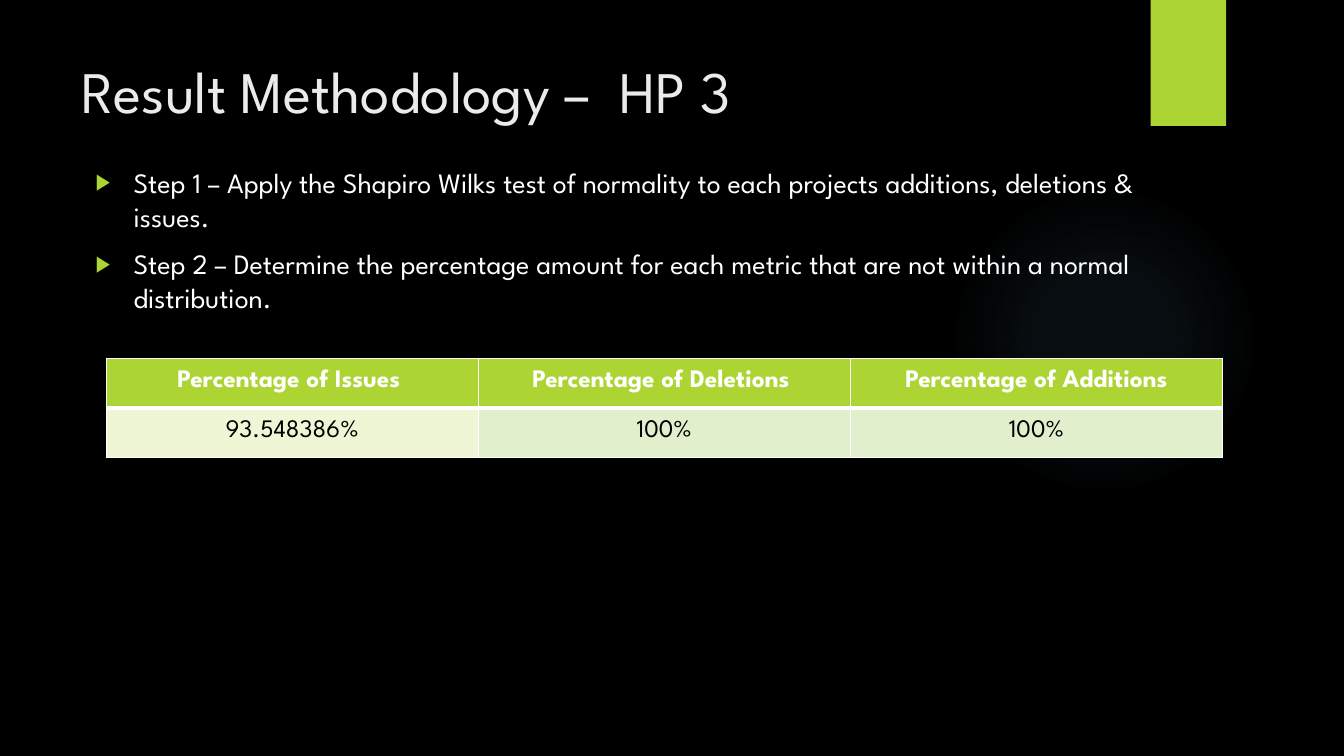
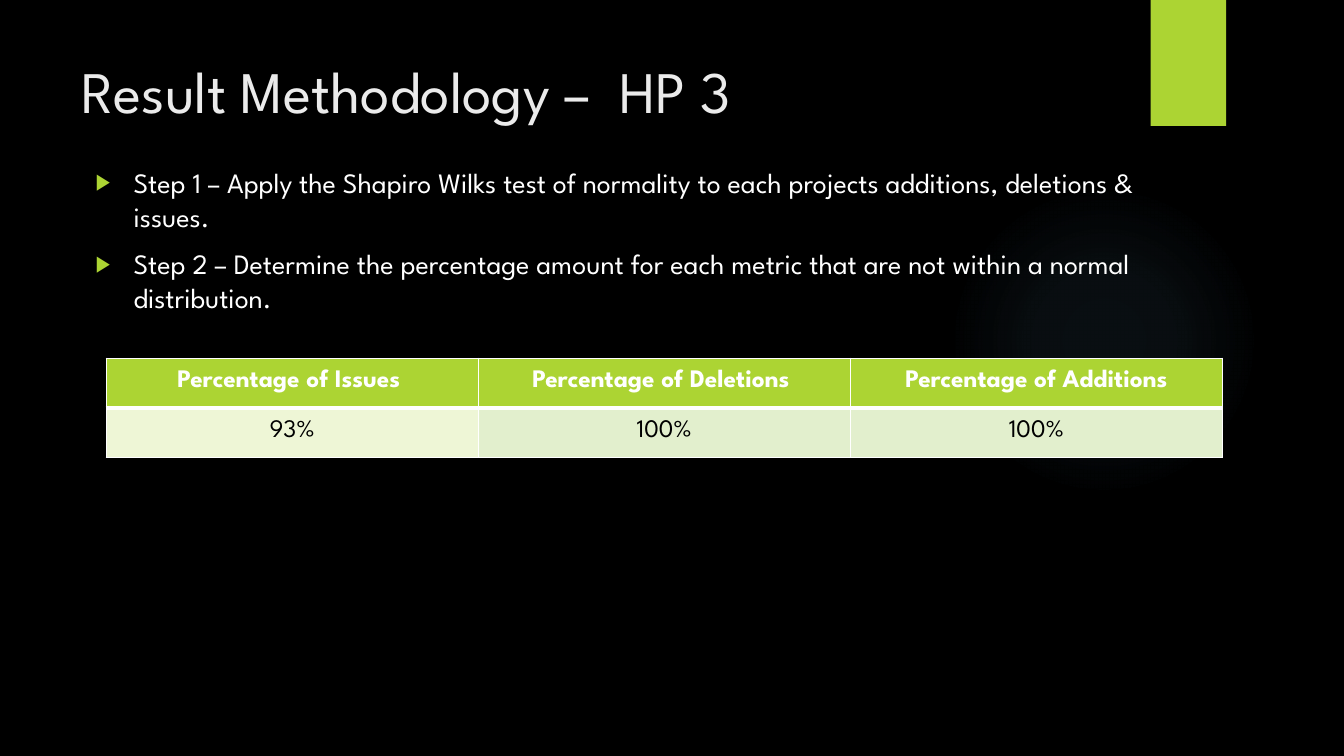
Before and after one commit to jordantoaster/Jordans-Repo, a slide deck: slide 14 of Research And Development Project/Documents/Resources/Presentation/PresentationLehman.pptx. Drawn at 1344x756 pixels with LibreOffice and Linux fonts; fonts in the diff are those of the drawing; background and template pictures are left out. Boxes give left, top, right and bottom in pixels: in the first picture for what was removed or moved away, otherwise in the second. Text is boxed around its words. In the diff, an @@ line names an element or a change of style, - is before the commit and + after.

```diff
--- a/Research And Development Project/Documents/Resources/Presentation/PresentationLehman.pptx
+++ b/Research And Development Project/Documents/Resources/Presentation/PresentationLehman.pptx
@@ table at (106,358,1222,457) @@
-row 2, column 1: 93.548386%
+row 2, column 1: 93%
```
Also in this commit, not shown: 2 other slides changed, 1 slide added.
